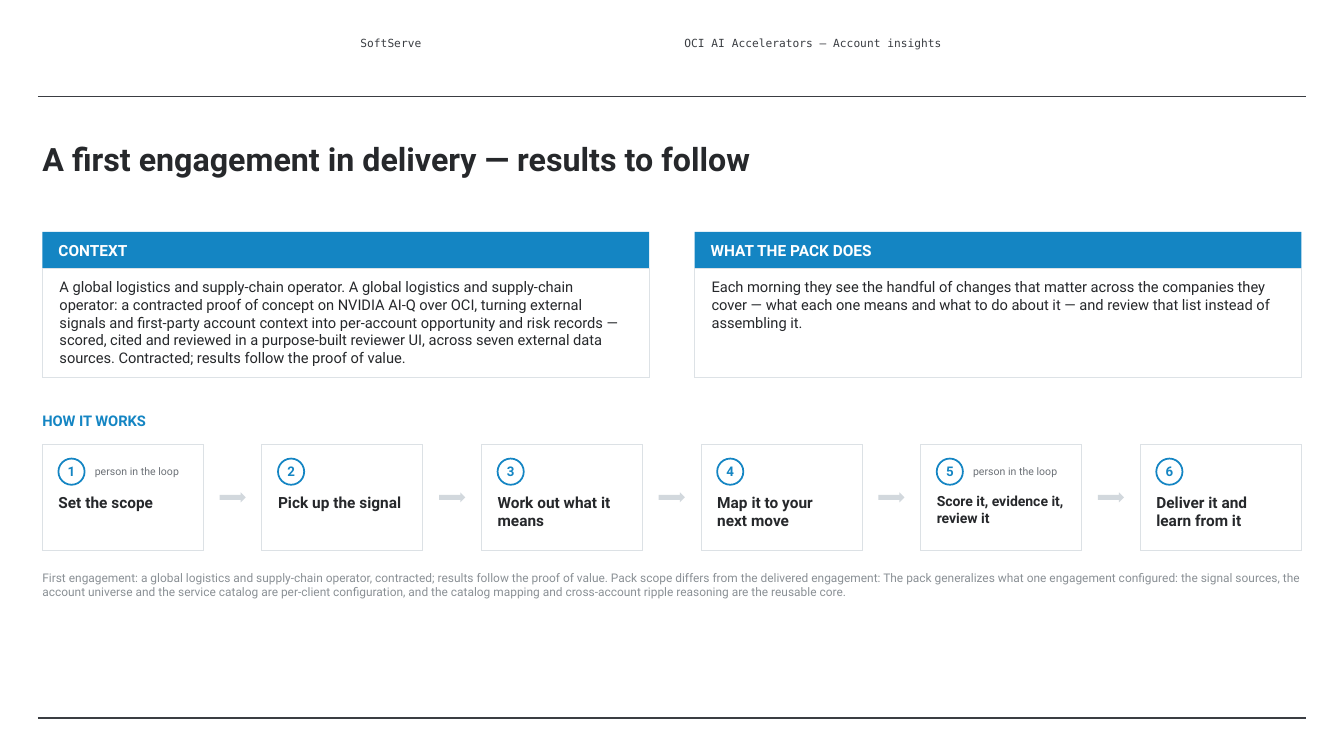
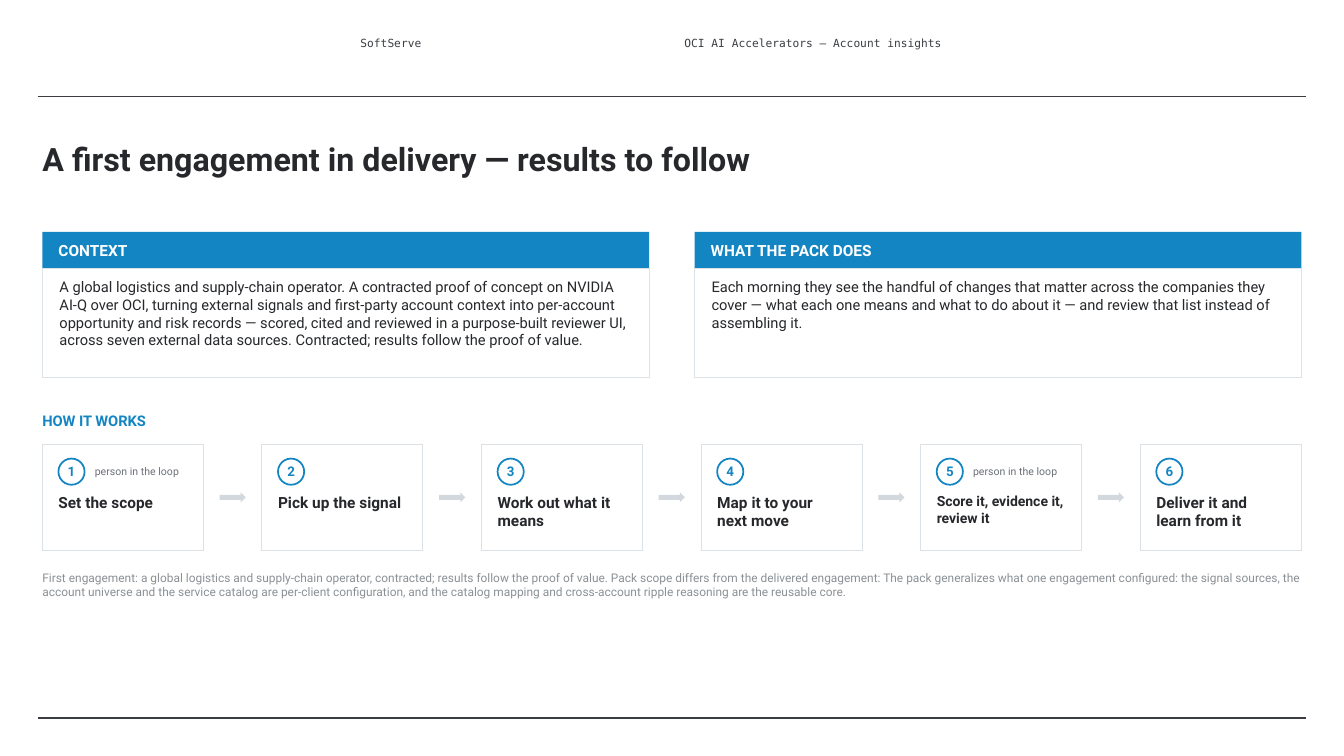
Before and after one commit to alexey-orlov/AO-Personal-OS, a slide deck: slide 5 of outputs/oracle-packs/account-insights/artifacts/account-insights-sales-deck.pptx. Drawn at 1344x756 pixels with LibreOffice and Linux fonts; fonts in the diff are those of the drawing; background and template pictures are left out. Boxes give left, top, right and bottom in pixels: in the first picture for what was removed or moved away, otherwise in the second. Text is boxed around its words. In the diff, an @@ line names an element or a change of style, - is before the commit and + after.

```diff
--- a/outputs/oracle-packs/account-insights/artifacts/account-insights-sales-deck.pptx
+++ b/outputs/oracle-packs/account-insights/artifacts/account-insights-sales-deck.pptx
@@ text at <box>59,281,625,348</box>: text changed @@
-A global logistics and supply-chain operator. A global logistics and supply-chain operator: a contracted proof of concept on NVIDIA AI-Q over OCI, turning external signals and first-party account context into per-account opportunity and risk records — scored, cited and reviewed in a purpose-built reviewer UI, across seven external data sources. Contracted; results follow the proof of value.
+A global logistics and supply-chain operator. A contracted proof of concept on NVIDIA AI-Q over OCI, turning external signals and first-party account context into per-account opportunity and risk records — scored, cited and reviewed in a purpose-built reviewer UI, across seven external data sources. Contracted; results follow the proof of value.
```
Also in this commit, not shown: 3 other files.
